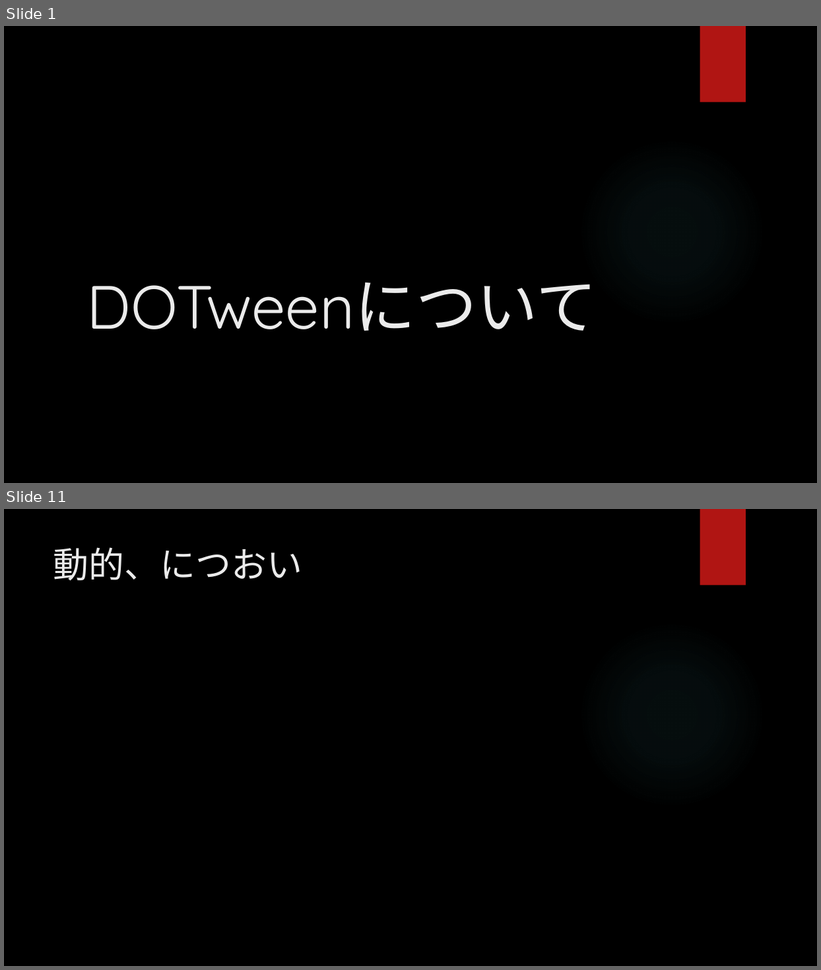
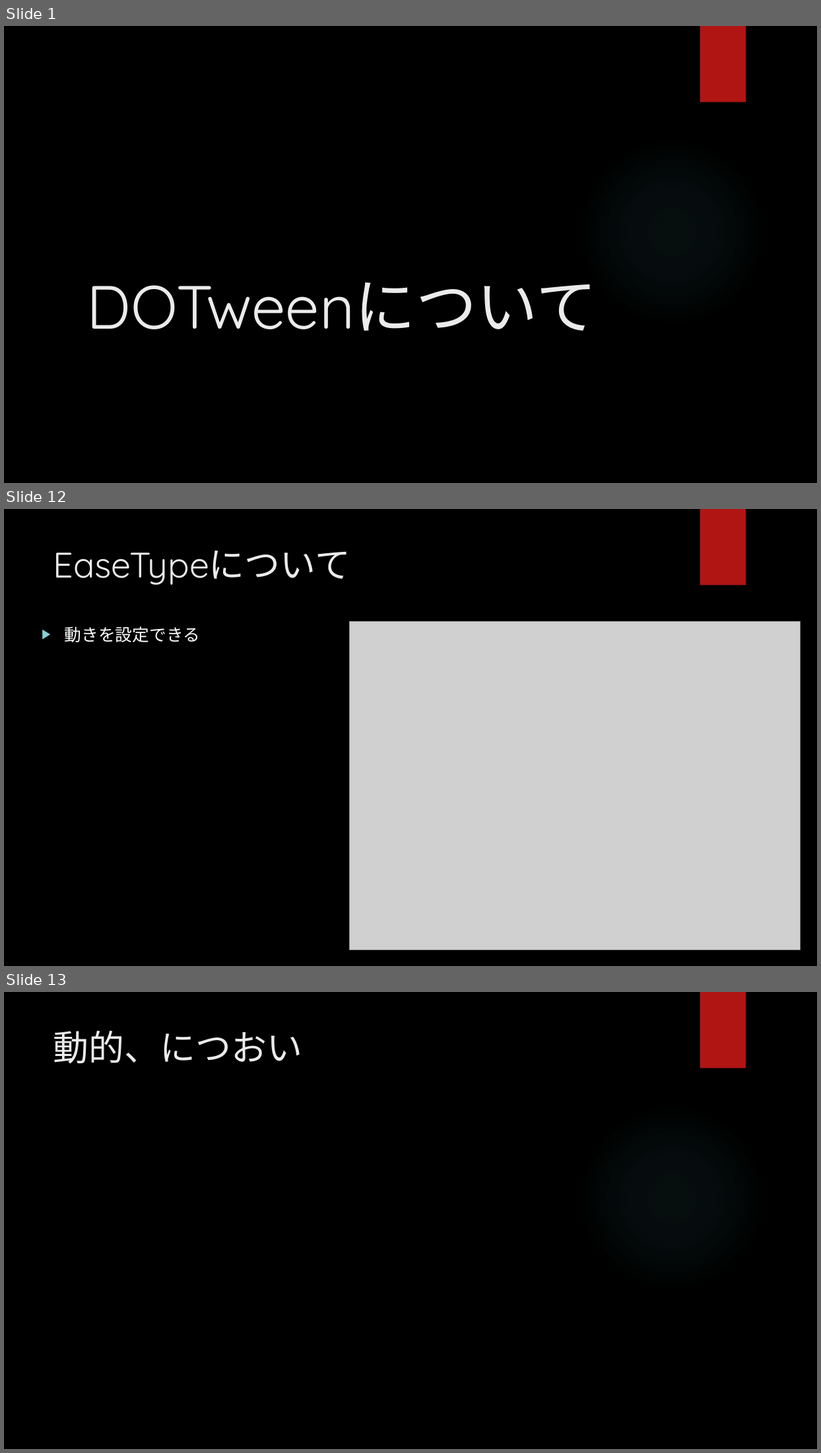
Before and after one commit to hopesnow/Study, a slide deck: RHStudy/Documents/プレゼンテーション1.pptx. Shown one above the other, each under a label of ours: slides 1 and 11 before the commit, slides 1, 12 and 13 after it; the slides between them are not shown. The pictures are 821x970 and 821x1453 pixels, drawn with LibreOffice and Linux fonts; fonts in the diff are those of the drawing; grey boxes stand for pictures; background and template pictures are left out. Boxes give left, top, right and bottom in pixels: in the first picture for what was removed or moved away, otherwise in the second. Text is boxed around its words. In the diff, an @@ line names an element or a change of style, - is before the commit and + after.

```diff
--- a/RHStudy/Documents/プレゼンテーション1.pptx
+++ b/RHStudy/Documents/プレゼンテーション1.pptx
@@ slide 12 added at (4,509,817,966), background picture (left out); not listed: 2 template elements that a slide beside it also shows @@
@@ title added at (54,551,350,585), 42 pt, text #EBEBEB @@
+EaseTypeについて
@@ text added at (65,626,200,642), 20 pt, text #FFFFFF @@
+▶ 動きを設定できる
@@ picture added at (349,621,801,950) @@
@@ what was slide 11 is now slide 13 @@
```
Also in this commit, not shown: 7 slides changed, 3 other slides added, 2 slides removed, 1 other file.
